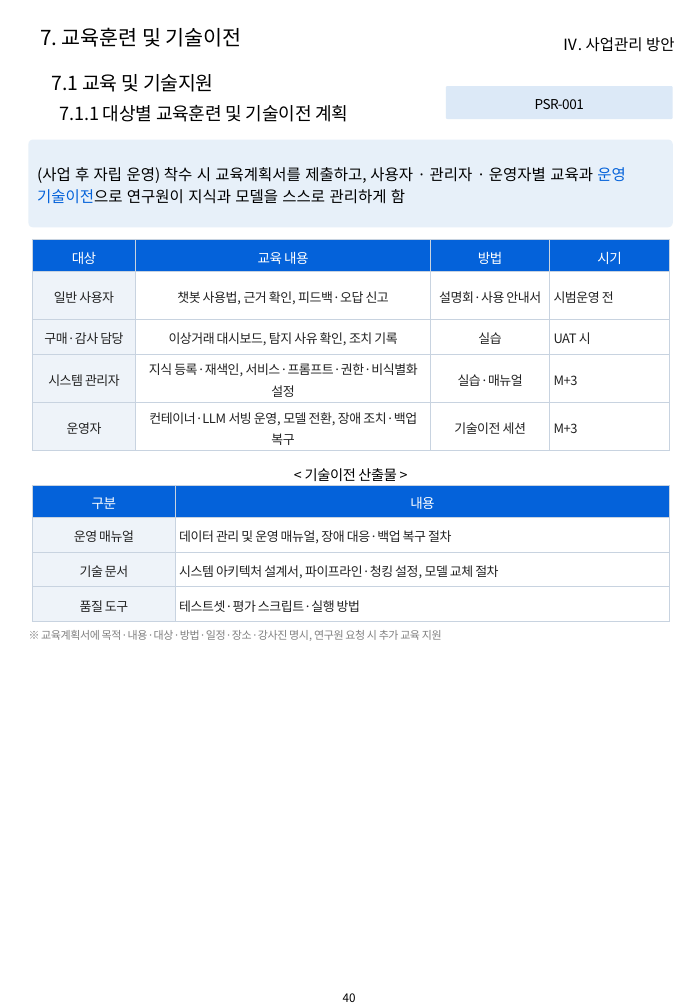
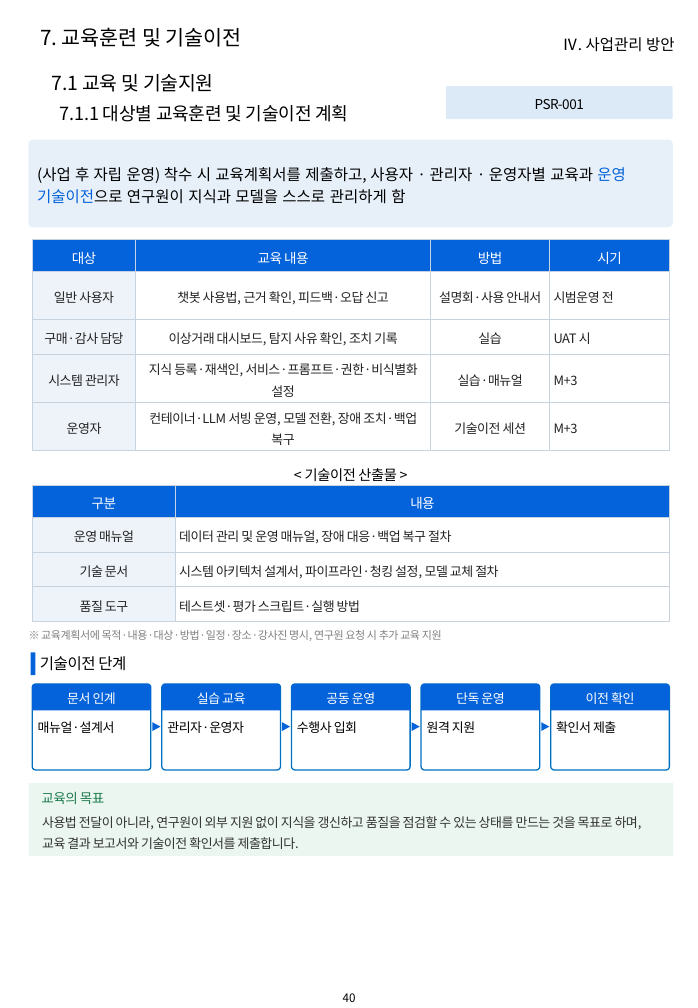
Before and after one commit to hwangsteeve-tech/hbjw, a slide deck: slide 40 of proposals/2026-08_kribb-ai-platform/kribb_proposal.pptx. Drawn at 698x1008 pixels with LibreOffice and Linux fonts; fonts in the diff are those of the drawing; background and template pictures are left out. Boxes give left, top, right and bottom in pixels: in the first picture for what was removed or moved away, otherwise in the second. Text is boxed around its words. In the diff, an @@ line names an element or a change of style, - is before the commit and + after.

```diff
--- a/proposals/2026-08_kribb-ai-platform/kribb_proposal.pptx
+++ b/proposals/2026-08_kribb-ai-platform/kribb_proposal.pptx
@@ rectangle added at (x1=31, y1=652, x2=35, y2=675), fill #0462DA @@
@@ text added at (x1=40, y1=656, x2=126, y2=671), 12 pt, text #000000 @@
+기술이전 단계
@@ rounded rectangle added at (x1=33, y1=684, x2=151, y2=771), fill #FFFFFF, outline #0070C0 1 pt @@
@@ round same rect added at (x1=33, y1=684, x2=151, y2=710), fill #0462DA, 10 pt, text #FFFFFF @@
+문서 인계
@@ rounded rectangle added at (x1=162, y1=684, x2=280, y2=771), fill #FFFFFF, outline #0070C0 1 pt @@
@@ round same rect added at (x1=162, y1=684, x2=280, y2=710), fill #0462DA, 10 pt, text #FFFFFF @@
+실습 교육
@@ rounded rectangle added at (x1=291, y1=684, x2=409, y2=771), fill #FFFFFF, outline #0070C0 1 pt @@
@@ round same rect added at (x1=291, y1=684, x2=409, y2=710), fill #0462DA, 10 pt, text #FFFFFF @@
+공동 운영
@@ rounded rectangle added at (x1=422, y1=684, x2=540, y2=771), fill #FFFFFF, outline #0070C0 1 pt @@
@@ round same rect added at (x1=422, y1=684, x2=540, y2=710), fill #0462DA, 10 pt, text #FFFFFF @@
+단독 운영
@@ rounded rectangle added at (x1=551, y1=684, x2=669, y2=771), fill #FFFFFF, outline #0070C0 1 pt @@
@@ round same rect added at (x1=551, y1=684, x2=669, y2=710), fill #0462DA, 10 pt, text #FFFFFF @@
+이전 확인
@@ text added at (x1=38, y1=721, x2=115, y2=733), 10 pt, text #000000 @@
+매뉴얼·설계서
@@ triangle added at (x1=152, y1=723, x2=160, y2=732), fill #0462DA @@
@@ text added at (x1=167, y1=721, x2=244, y2=733), 10 pt, text #000000 @@
+관리자·운영자
@@ triangle added at (x1=282, y1=723, x2=290, y2=732), fill #0462DA @@
@@ text added at (x1=297, y1=721, x2=357, y2=733), 10 pt, text #000000 @@
+수행사 입회
@@ triangle added at (x1=411, y1=723, x2=420, y2=732), fill #0462DA @@
@@ text added at (x1=427, y1=721, x2=475, y2=733), 10 pt, text #000000 @@
+원격 지원
@@ triangle added at (x1=541, y1=723, x2=549, y2=732), fill #0462DA @@
@@ text added at (x1=556, y1=721, x2=616, y2=733), 10 pt, text #000000 @@
+확인서 제출
@@ rectangle added at (x1=29, y1=783, x2=674, y2=856), fill #EAF6EF @@
@@ text added at (x1=41, y1=792, x2=104, y2=804), 10.5 pt, text #1E7B4F @@
+교육의 목표
@@ text added at (x1=42, y1=816, x2=642, y2=849), 10 pt, text #333333 @@
+사용법 전달이 아니라, 연구원이 외부 지원 없이 지식을 갱신하고 품질을 점검할 수 있는 상태를 만드는 것을 목표로 하며, 교육 결과 보고서와 기술이전 확인서를 제출합니다.
```
Also in this commit, not shown: 33 other slides changed, 5 other files.
